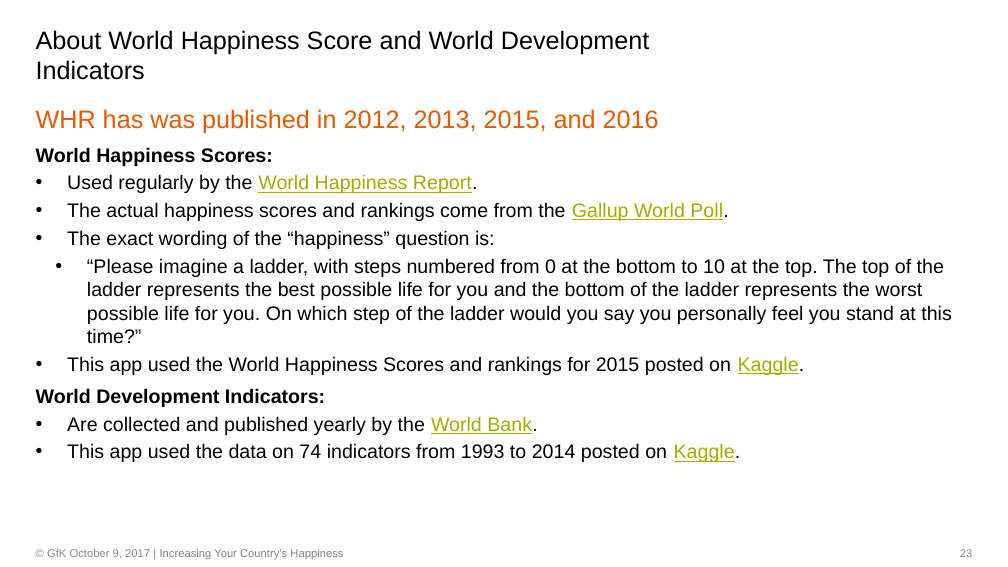
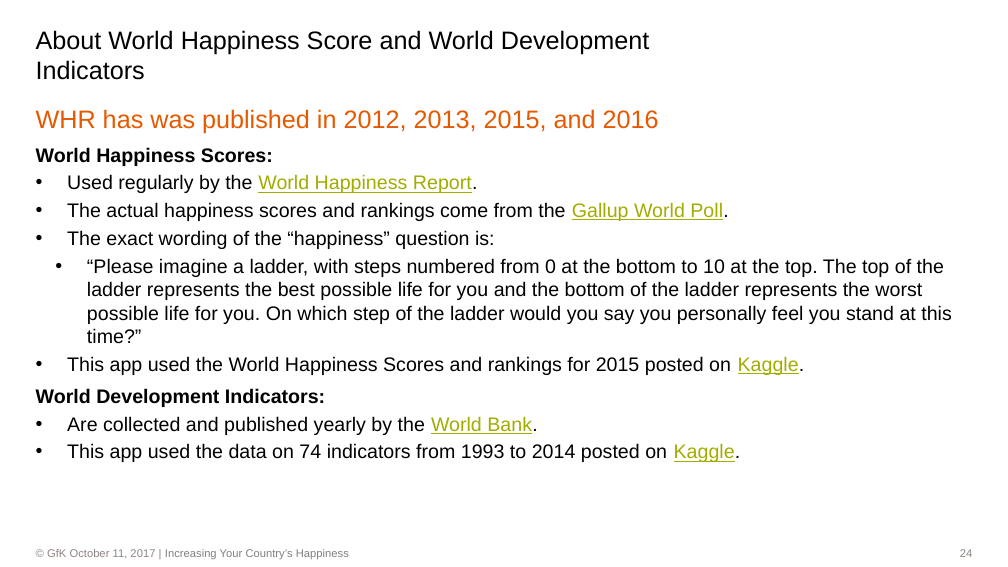
Before and after one commit to dl7631/Predict_World_Happiness, a slide deck: slide 24 of World Happiness.pptx (slide 23 before the commit). Drawn at 1008x567 pixels with LibreOffice and Linux fonts; fonts in the diff are those of the drawing; background and template pictures are left out. Boxes give left, top, right and bottom in pixels: in the first picture for what was removed or moved away, otherwise in the second. Text is boxed around its words. In the diff, an @@ line names an element or a change of style, - is before the commit and + after.

```diff
--- a/World Happiness.pptx
+++ b/World Happiness.pptx
@@ text at bbox=[47, 549, 349, 560]: text changed @@
-                © GfK October 9, 2017 | Increasing Your Country’s Happiness
+                © GfK October 11, 2017 | Increasing Your Country’s Happiness
@@ page number at bbox=[960, 549, 972, 557]: text changed @@
-23
+24
```
Also in this commit, not shown: 21 other slides changed, 1 slide added, 1 slide removed, 6 other files.
